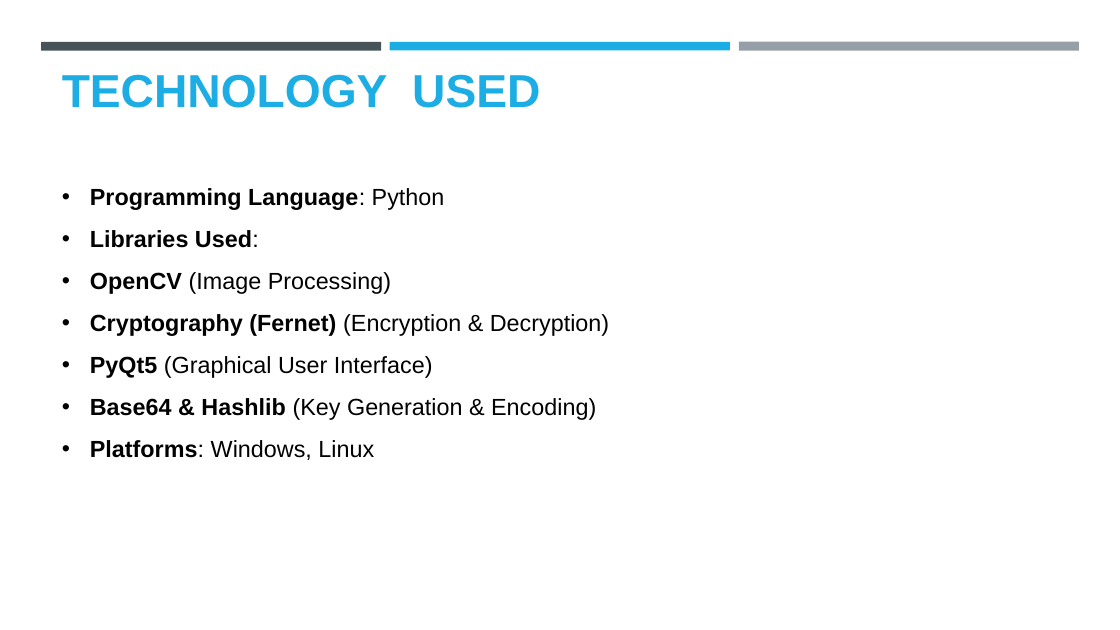
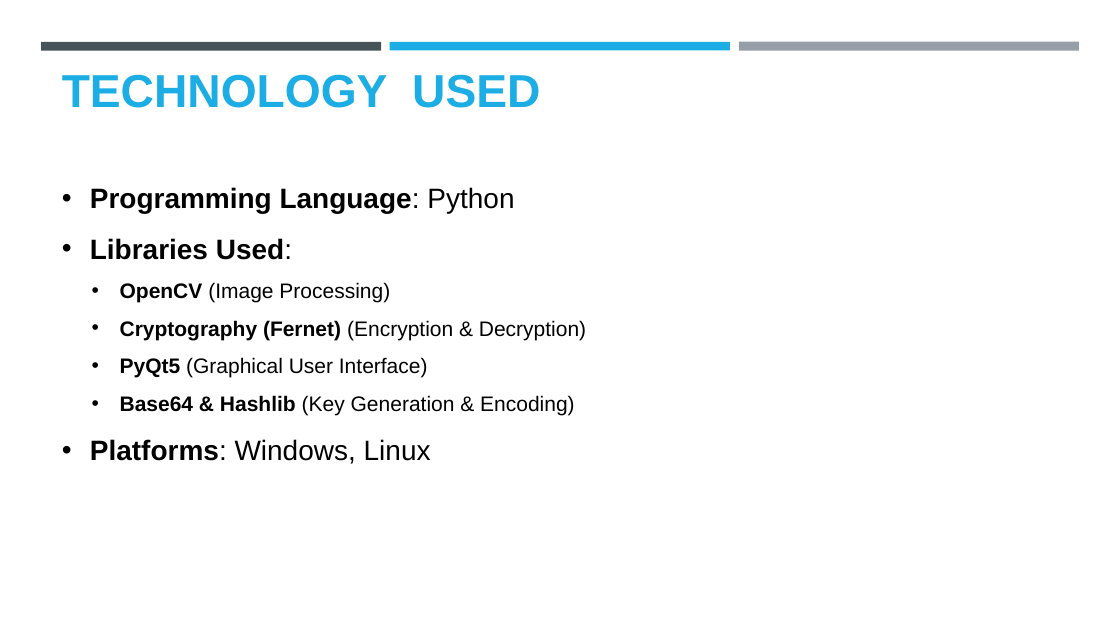
Before and after one commit to anubhavlal07/imageStegnography, a slide deck: slide 4 of Project Presentation.pptx. Drawn at 1120x630 pixels with LibreOffice and Linux fonts; fonts in the diff are those of the drawing; background and template pictures are left out. Boxes give left, top, right and bottom in pixels: in the first picture for what was removed or moved away, otherwise in the second. Text is boxed around its words. In the diff, an @@ line names an element or a change of style, - is before the commit and + after.

```diff
--- a/Project Presentation.pptx
+++ b/Project Presentation.pptx
@@ text "Programming Language: Python" at bbox=[90, 187, 586, 464]: size 20 to 24 pt in "Programming Language: Python", "Libraries Used:", "Platforms: Windows, Linux"; size 20 to 18 pt in "OpenCV (Image Processing)", "Cryptography (Fernet) (Encryption & Decryption)", "PyQt5 (Graphical User Interface)", "Base64 & Hashlib (Key Generation & Encoding)"; list level 1 to 2 in "OpenCV (Image Processing)"; list level 1 to 2 in "Cryptography (Fernet) (Encryption & Decryption)"; list level 1 to 2 in "PyQt5 (Graphical User Interface)"; list level 1 to 2 in "Base64 & Hashlib (Key Generation ..." @@
```
Also in this commit, not shown: 1 other slide changed.
